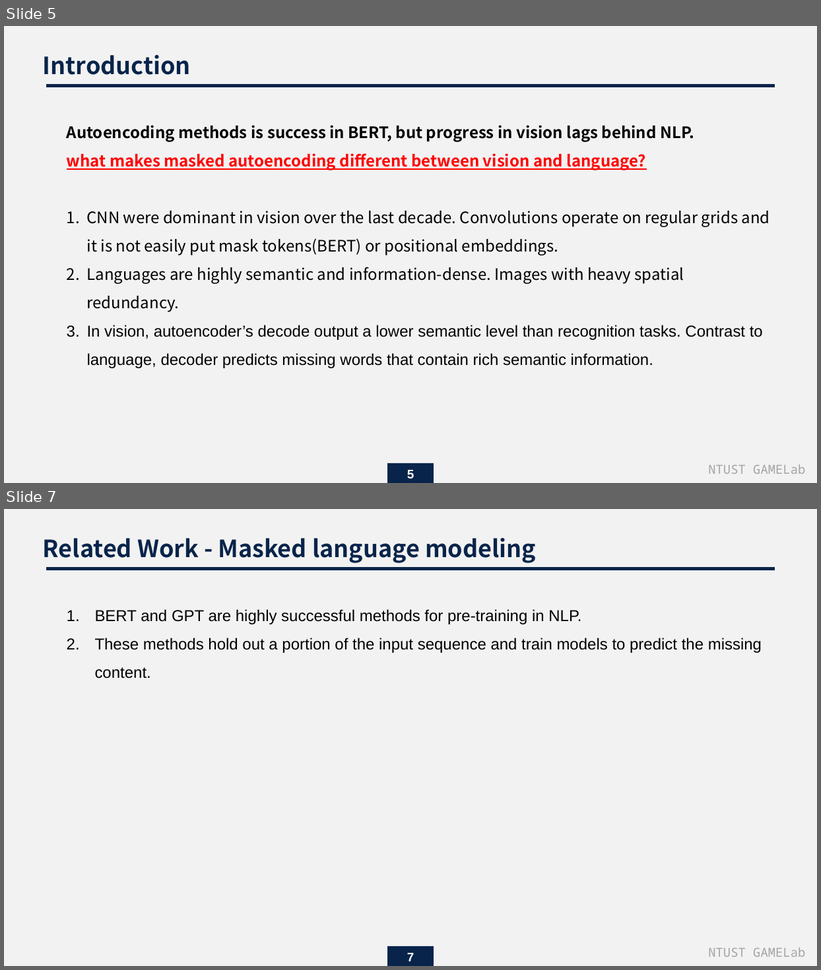
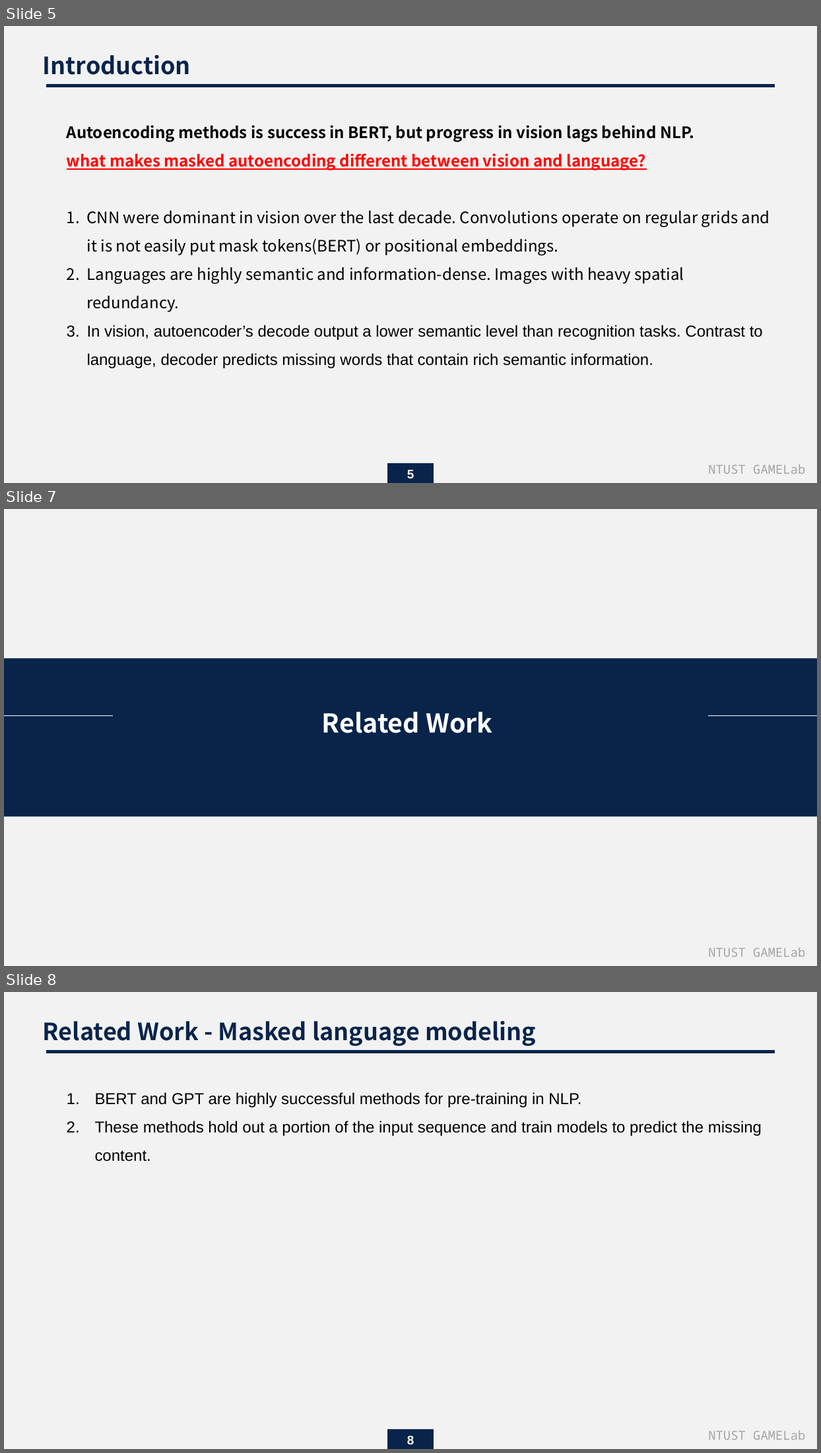
Before and after one commit to endman100/paper-, a slide deck: Masked Autoencoders Are Scalable Vision Learners.pptx. Shown one above the other, each under a label of ours: slides 5 and 7 before the commit, slides 5, 7 and 8 after it; the slides between them are not shown. The pictures are 821x970 and 821x1453 pixels, drawn with LibreOffice and Linux fonts; fonts in the diff are those of the drawing. Boxes give left, top, right and bottom in pixels: in the first picture for what was removed or moved away, otherwise in the second. Text is boxed around its words. In the diff, an @@ line names an element or a change of style, - is before the commit and + after.

```diff
--- a/Masked Autoencoders Are Scalable Vision Learners.pptx
+++ b/Masked Autoencoders Are Scalable Vision Learners.pptx
@@ slide 7 added at bbox=[4, 509, 817, 966], background #F2F2F2 @@
@@ rectangle added at bbox=[4, 659, 817, 817], fill #08244A @@
@@ line added from (4, 716) to (113, 716), #FFFFFF 1 pt @@
@@ text added at bbox=[322, 712, 493, 733], 23 pt, text #FFFFFF, bold @@
+Related Work
@@ line added from (708, 716) to (817, 716), #FFFFFF 1 pt @@
@@ text added at bbox=[708, 948, 805, 957], 11 pt, text #A5A5A5 @@
+NTUST GAMELab
@@ what was slide 7 is now slide 8 @@
@@ page number at bbox=[407, 1436, 414, 1445]: text changed @@
-7
+8
```
Also in this commit, not shown: 6 slides changed, 3 other slides added, 1 other file.
